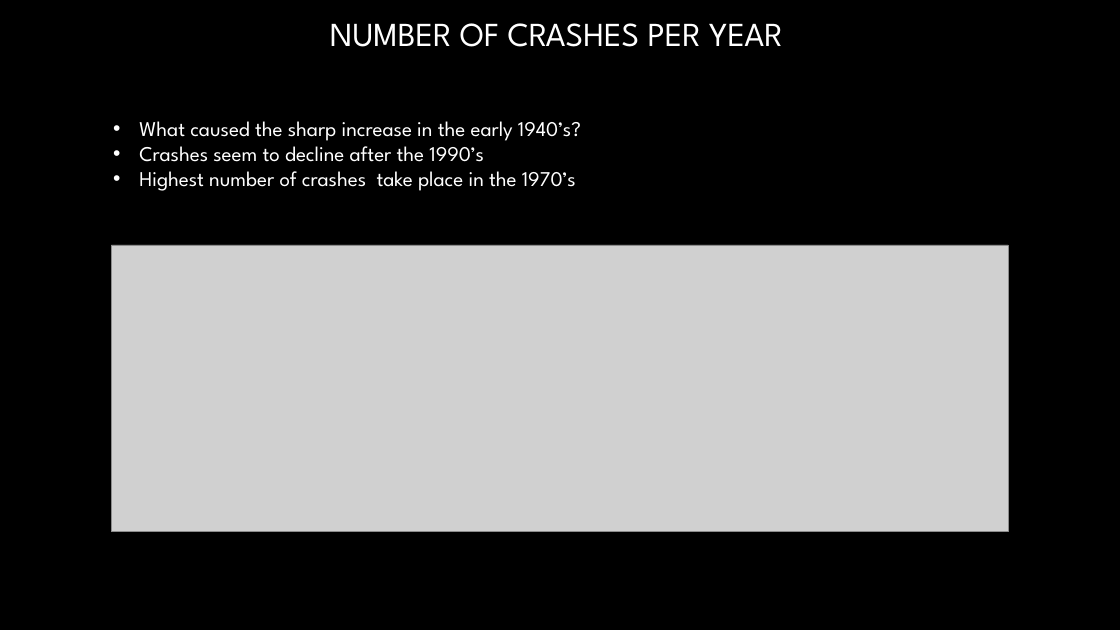
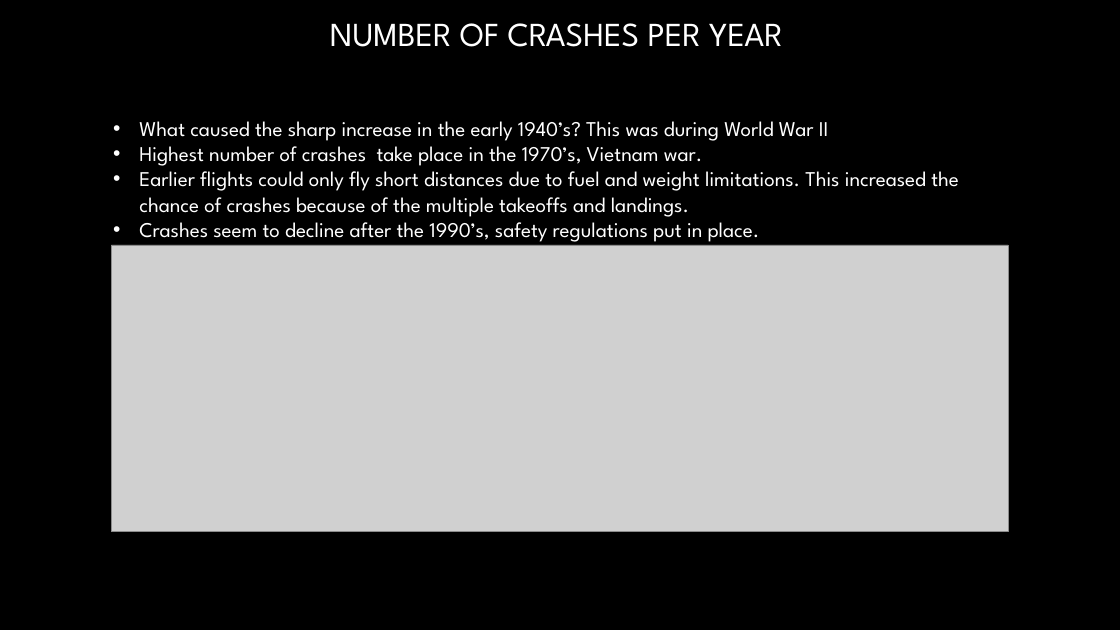
Before and after one commit to LauraJ3053/Project_01, a slide deck: slide 6 of Airplane_Crashes/Project 1 Presentation.pptx (slide 2 before the commit). Drawn at 1120x630 pixels with LibreOffice and Linux fonts; fonts in the diff are those of the drawing; grey boxes stand for pictures; background and template pictures are left out. Boxes give left, top, right and bottom in pixels: in the first picture for what was removed or moved away, otherwise in the second. Text is boxed around its words. In the diff, an @@ line names an element or a change of style, - is before the commit and + after.

```diff
--- a/Airplane_Crashes/Project 1 Presentation.pptx
+++ b/Airplane_Crashes/Project 1 Presentation.pptx
@@ text at <box>139,121,959,242</box>: text changed @@
-• What caused the sharp increase in the early 1940’s?
-• Crashes seem to decline after the 1990’s
-• Highest number of crashes take place in the 1970’s
+• What caused the sharp increase in the early 1940’s? This was during World War II
+• Highest number of crashes take place in the 1970’s, Vietnam war.
+• Earlier flights could only fly short distances due to fuel and weight limitations. This increased the chance of crashes because of the multiple takeoffs and landings.
+• Crashes seem to decline after the 1990’s, safety regulations put in place.
```
Also in this commit, not shown: 5 other slides changed, 3 slides added, 8 other files.
